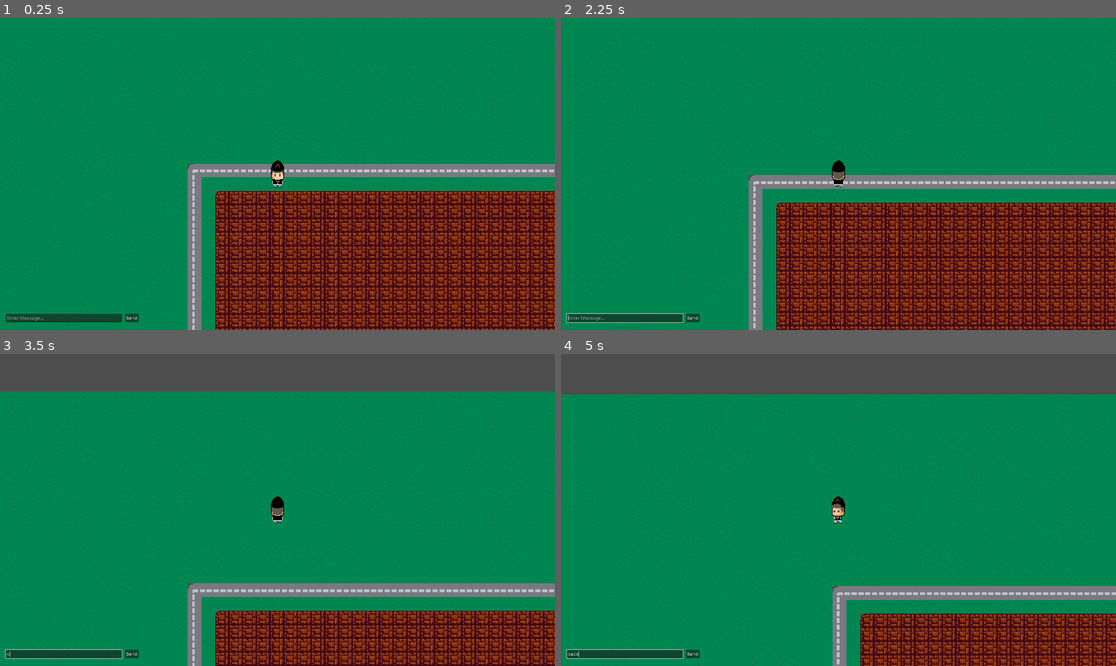
Above: before the commit, frames 1-4 (two rows, left to right).
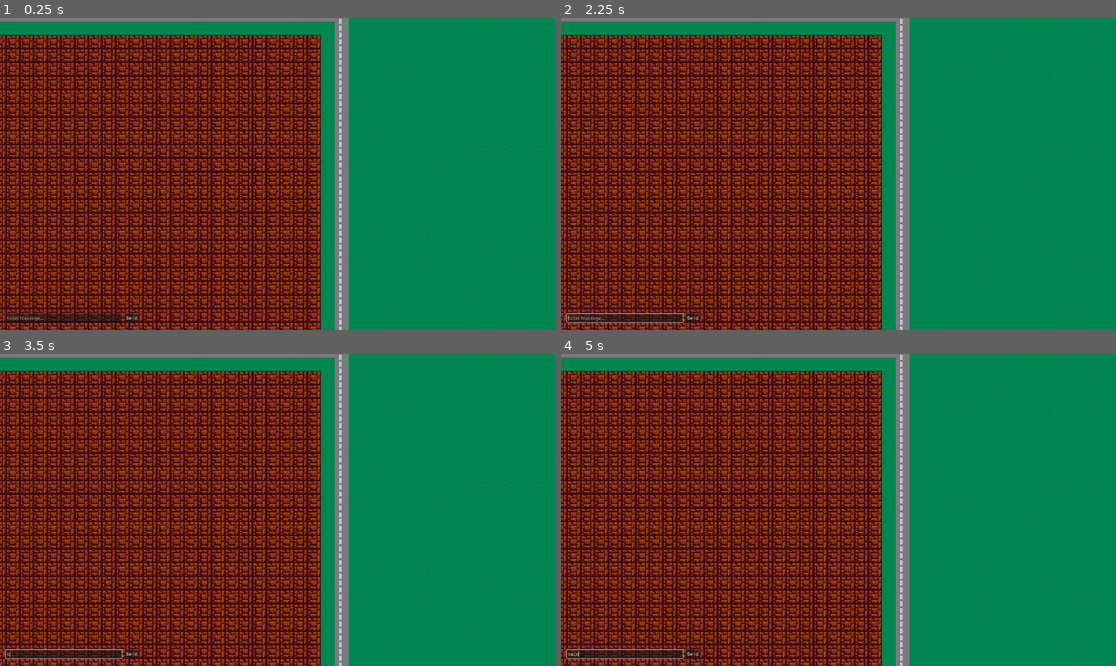
Above: after the commit, the same moments.

Repository: i-am-aarya/bhetghat
Game: Godot game, scene res://game/game.tscn
The game is run twice, just before and just after one commit, with the same random seed, the same clock (stepped at 60 frames per second) and the same inputs. This scene is started directly instead of the project's main scene.
Inputs (mouse positions are in pixels of both pictures, inside the frame that each line leads up to):
- Up to frame 1 (0.25 s): no input
- Up to frame 2 (2.25 s): click (627, 317) at 0.52 s; type "12" at 0.6 s; click "Send" at 1.25 s; tap Enter at 2 s; move the mouse to (810, 236) at 2.02 s; hold W (up) from 2.03 s (still down); hold C (chat) from 2.03 s (still down)
- Up to frame 3 (3.5 s): keep holding W (up); move the mouse to (444, 556) at 2.77 s; release C (chat) at 2.78 s; tap C (chat) at 2.85 s
- Up to frame 4 (5 s): move the mouse to (672, 463) at 3.52 s; release W (up) at 3.53 s; hold C (chat) 3.53-4.28 s; hold A (left) from 3.53 s (still down); move the mouse to (866, 510) at 4.27 s; tap C (chat) at 4.35 s

The runs differ from the first frame. In frame 1, 74% of the frame differs, in the area x 0-100%, y 0-100%; in frame 2, 73%; in frame 3, 73%; in frame 4, 74%.
Error after the commit: Invalid type in static function 'parse_string' in type 'JSON'. Cannot convert argument 1 from Nil to String. (res://game/game.gd:4)

Commit message:
setup for mid-defense

Diff:
--- a/game/bhetghat/game/game.gd
+++ b/game/bhetghat/game/game.gd
@@ -1,6 +1,8 @@
 extends Node2D
 
-@export var WebSocketURL = "ws://localhost:8000/ws"
+#@export var WebSocketURL = "ws://localhost:8000/ws"
+var GAME_SERVER_WS_ENDPOINT = JSON.parse_string(JavaScriptBridge.eval("JSON.stringify(CONFIG)"))["GAME_SERVER_WS"]
+var WebSocketURL = GAME_SERVER_WS_ENDPOINT
 @onready var wsclient:WebSocketClient = $WebSocketClient
 @onready var camera2d :Camera2D = Camera2D.new()
 #@onready var chat_history = $CanvasLayer/chat/VBoxContainer/chat_history_container/chat_history
@@ -18,6 +20,7 @@
 signal message_received(sender: String, message: String)
 
 func _ready() -> void:
+	print("WEBSOCKET URL IS: "+ WebSocketURL)
 	#player1.player_name = str(randi_range(10, 100))
 	player1.player_name = Globals.player_name
 	var err := wsclient.connect_to_url(WebSocketURL)
@@ -39,12 +42,12 @@
 
 func _on_web_socket_client_message_received(message: Variant) -> void:
 	var packet := Packet.string_to_packet(message)
-	#if packet.type == Packet.PacketType.CHAT
 	if packet.type == "pup":
 		if packet.name == player1.player_name:
 			pass
 		else:
 			if !other_players.has(packet.name):
+
 				var new_player := MyPlayer.instantiate()
 				new_player.is_user = false
 				new_player.position = packet.position
@@ -56,6 +59,8 @@
 				other_players[packet.name].pos_in_server = packet.position
 	elif packet.type == "chat":
 		message_received.emit(packet.name, packet.message)
+	elif packet.type == "leave":
+		other_players.erase(packet.name)
 	else:
 		pass
 
--- a/game/bhetghat/scenes/login_screen.gd
+++ b/game/bhetghat/scenes/login_screen.gd
@@ -26,78 +26,15 @@
 
 @onready var game_scene = preload("res://game/game.tscn")
 
+#var SERVER_URL = JSON.parse_string(JavaScriptBridge.eval("")
+var GAME_SERVER_URL = JSON.parse_string(JavaScriptBridge.eval("JSON.stringify(CONFIG)"))["GAME_SERVER"]
 
-#@onready var email_input = $NinePatchRect/login_container/email
-#@onready var password_input = $NinePatchRect/login_container/password
-#@onready var login_btn = $NinePatchRect/login_container/login_btn
-#@onready var signup_btn = $NinePatchRect/login_container/signup_btn
-#@onready var request = $NinePatchRect/login_container/HTTPRequest
-#@onready var status_msg = $NinePatchRect/login_container/status_msg
-#@onready var tab_container = $NinePatchRect/TabContainer
-#@onready var game_scene = preload("res://game/game.tscn")
-##@onready var register_scene = preload("res://game/game.tscn")
-#
-#func _on_login_btn_pressed() -> void:
-	#login_btn.disabled = true
-	#signup_btn.disabled = true
-	##var request = HTTPRequest.new()
-	#add_child(request)
-	#request.request_completed.connect(_on_login_request_completed)
-	#var headers = ["Content-Type: application/json"]
-	#var req_body = JSON.stringify({"email": email_input.text, "password": password_input.text})
-	#request.request("http://localhost:8000/auth/v1/login", headers, HTTPClient.METHOD_POST, req_body)
-#
-#func _on_register_btn_pressed() -> void:
-	## change scene
-	#pass
-#
-	##register_btn.disabled = true
-	#login_btn.disabled = true
-	###var request = HTTPRequest.new()
-	#add_child(request)
-	#var headers = ["Content-Type: application/json"]
-	#var req_body = JSON.stringify("username: ")
-	#request.request("http://localhost:8000/auth/v1/register", headers, HTTPClient.METHOD_POST, req_body)
-	#request.request_completed.connect(_on_register_request_completed)
-	#
-#func _on_register_request_completed(result, response_code, headers, body):
-	#pass
-	## change scene
-	## do stuff here
-	##print("called on register_request_completed")
-	##print("RESULT:", result)
-	##var response_json = JSON.parse_string(body.get_string_from_utf8())
-	##print(response_json)
-	##register_btn.disabled = false
-	##login_btn.disabled = false
-#
-#func _on_login_request_completed(result, response_code, headers, body):
-	##print("called on login_request_completed")
-	#var response_json: Dictionary = JSON.parse_string(body.get_string_from_utf8())
-	#var token: String = ""
-	#var username: String = ""
-	#if response_json.has("authToken"):
-		#token = response_json["authToken"]
-		#username = response_json["user"]["username"]
-	#else:
-		#token = ""
-		#username = ""
-	#if len(token)>0:
-		#print("login success")
-		#print("username: ", username)
-		#
-		#get_tree().change_scene_to_packed(game_scene)
-		#
-		#status_msg.text = "Welcome, " + username
-	#else:
-		#status_msg.text = "Login Failed"
-	#login_btn.disabled = false
-	#signup_btn.disabled = false
+func _ready() -> void:
+	JavaScriptBridge.eval("callMe()")
+	print("callMe called")
+	print("game server: " + GAME_SERVER_URL)
 
 func _input(event: InputEvent) -> void:
-	#if event is not InputEventMouseMotion:
-		#login_status_msg.set_text("")
-		#register_status_msg.set_text("")
 	if len(login_email.text)>0 and len(login_password.text)>0:
 		login_btn.set_disabled(false)
 	else:
@@ -124,7 +61,7 @@
 		"password": login_password.get_text()
 	})
 	login_req.request_completed.connect(_on_login_request_completed)
-	login_req.request("http://localhost:8000/auth/v1/login", headers, HTTPClient.METHOD_POST, req_body)
+	login_req.request(GAME_SERVER_URL + "/auth/v1/login", headers, HTTPClient.METHOD_POST, req_body)
 
 func _on_login_request_completed(result, response_code, headers, body):
 	var response_json: Dictionary = JSON.parse_string(body.get_string_from_utf8())
@@ -188,7 +125,7 @@
 		"password": register_password.get_text(),
 		"confirmPassword": register_confirm_password.get_text()
 	})
-	register_req.request("http://localhost:8000/auth/v1/register", headers, HTTPClient.METHOD_POST, req_body)
+	register_req.request(GAME_SERVER_URL+"/auth/v1/register", headers, HTTPClient.METHOD_POST, req_body)
 
 func _on_register_request_completed(result, response_code, headers, body):
 	var response_json: Dictionary = JSON.parse_string(body.get_string_from_utf8())
Not shown, changed: game/bhetghat/export_presets.cfg
Not shown, added: game/bhetghat/exports/bhetghat-web/bhetghat.apple-touch-icon.png.import
Not shown, added: game/bhetghat/exports/bhetghat-web/bhetghat.icon.png.import
Not shown, added: game/bhetghat/exports/bhetghat-web/bhetghat.png.import
Not shown, added: game/bhetghat/exports/export/bhetghat.apple-touch-icon.png.import
Not shown, added: game/bhetghat/exports/export/bhetghat.icon.png.import
Not shown, added: game/bhetghat/exports/export/bhetghat.png.import
Not shown, added: game/bhetghat/exports/testing/bhetghat.apple-touch-icon.png.import
Not shown, added: game/bhetghat/exports/testing/bhetghat.icon.png.import
Not shown, added: game/bhetghat/exports/testing/bhetghat.png.import
Not shown, added: game/bhetghat/exports/web-export/bhetghat.apple-touch-icon.png.import
Not shown, added: game/bhetghat/exports/web-export/bhetghat.icon.png.import
(and 36 more such lines)
